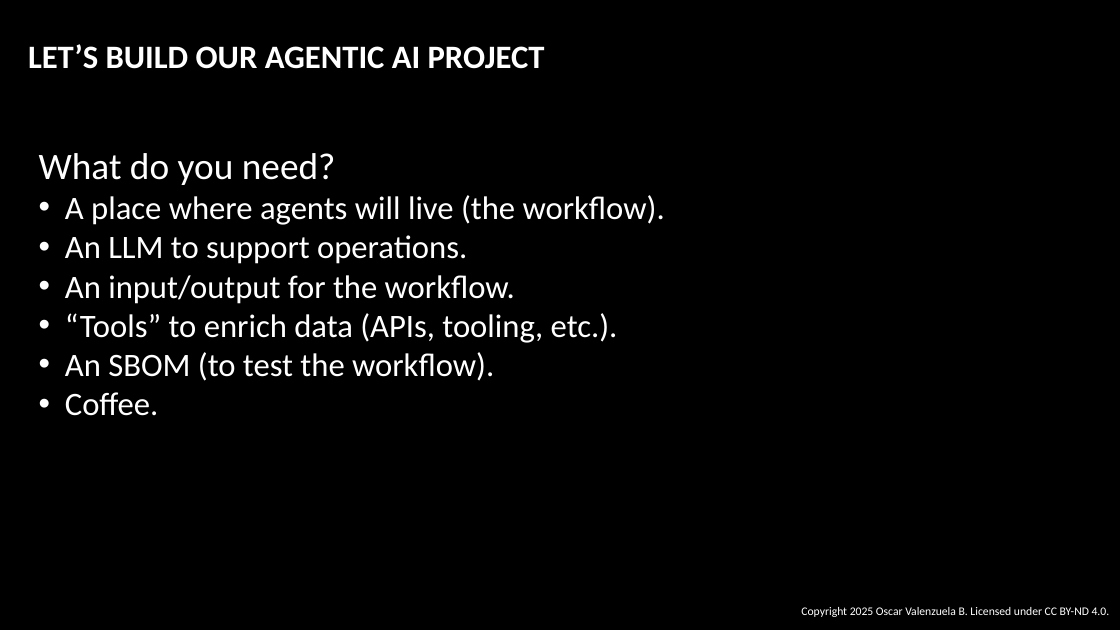
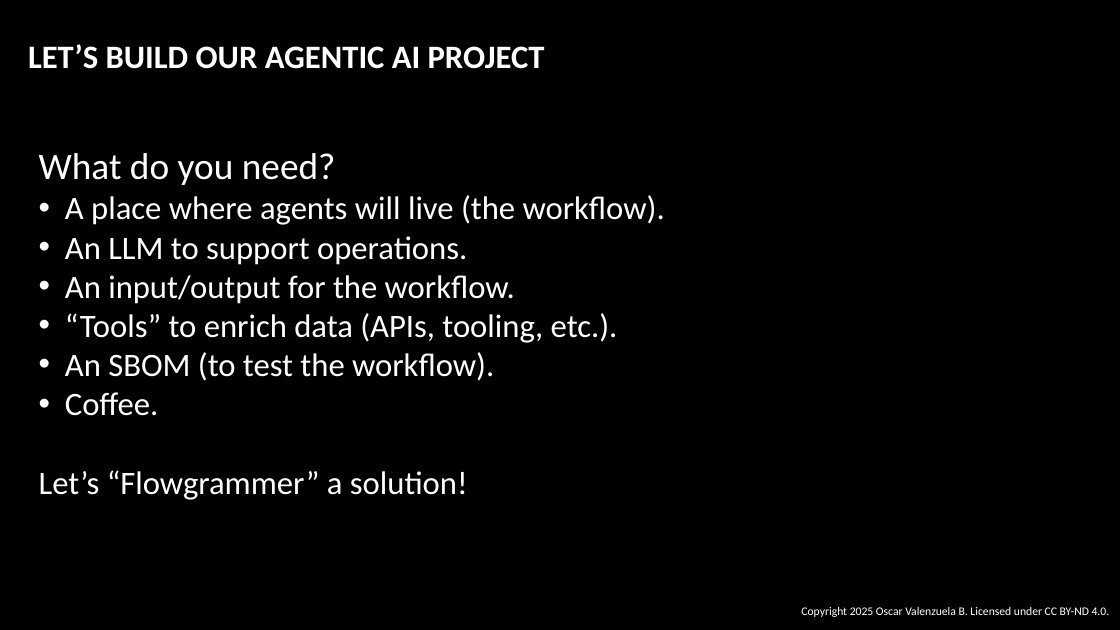
Before and after one commit to oscarvalenzuelab/sbom_analysis_using_agentic, a slide deck: slide 38 of slides/OSS_Agentic_AI.pptx. Drawn at 1120x630 pixels with LibreOffice and Linux fonts; fonts in the diff are those of the drawing; background and template pictures are left out. Boxes give left, top, right and bottom in pixels: in the first picture for what was removed or moved away, otherwise in the second. Text is boxed around its words. In the diff, an @@ line names an element or a change of style, - is before the commit and + after.

```diff
--- a/slides/OSS_Agentic_AI.pptx
+++ b/slides/OSS_Agentic_AI.pptx
@@ text at (39, 470, 468, 500): paragraph added @@
+Let’s “Flowgrammer” a solution!
```
Also in this commit, not shown: 5 other slides changed, 1 other file.
